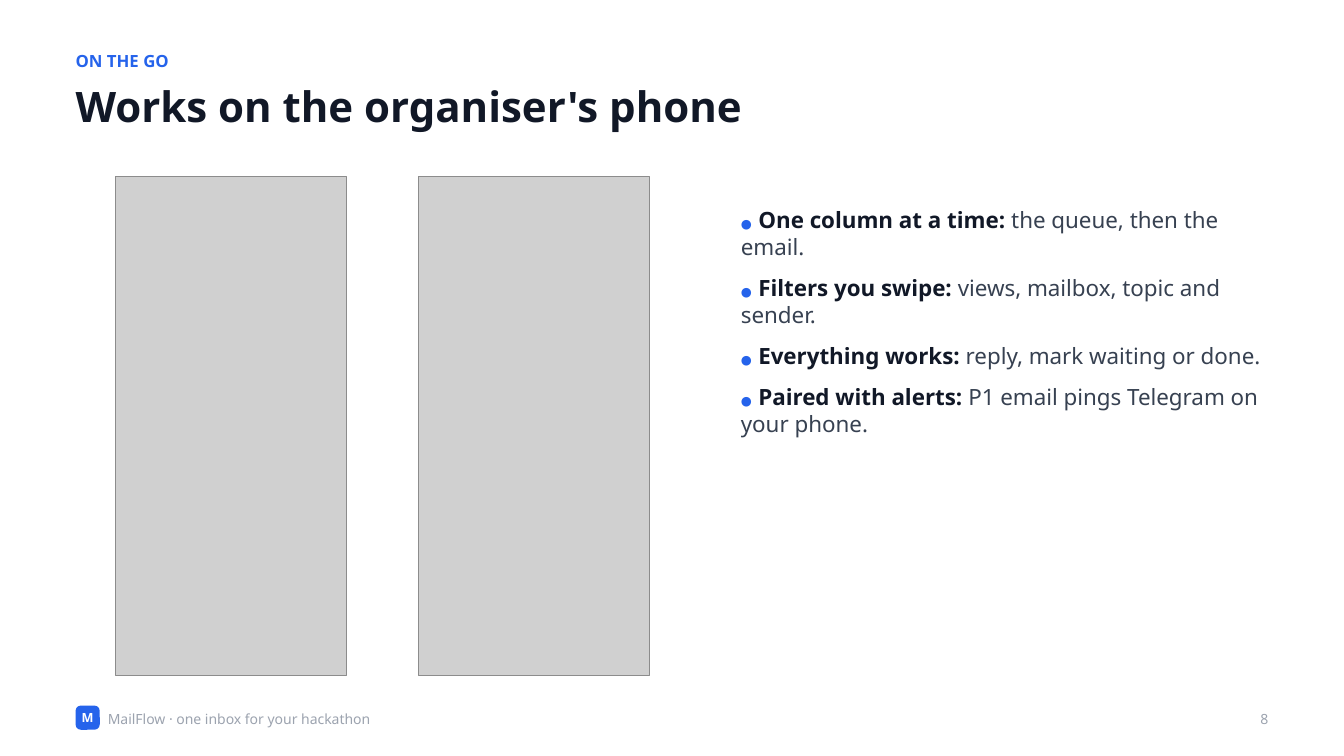
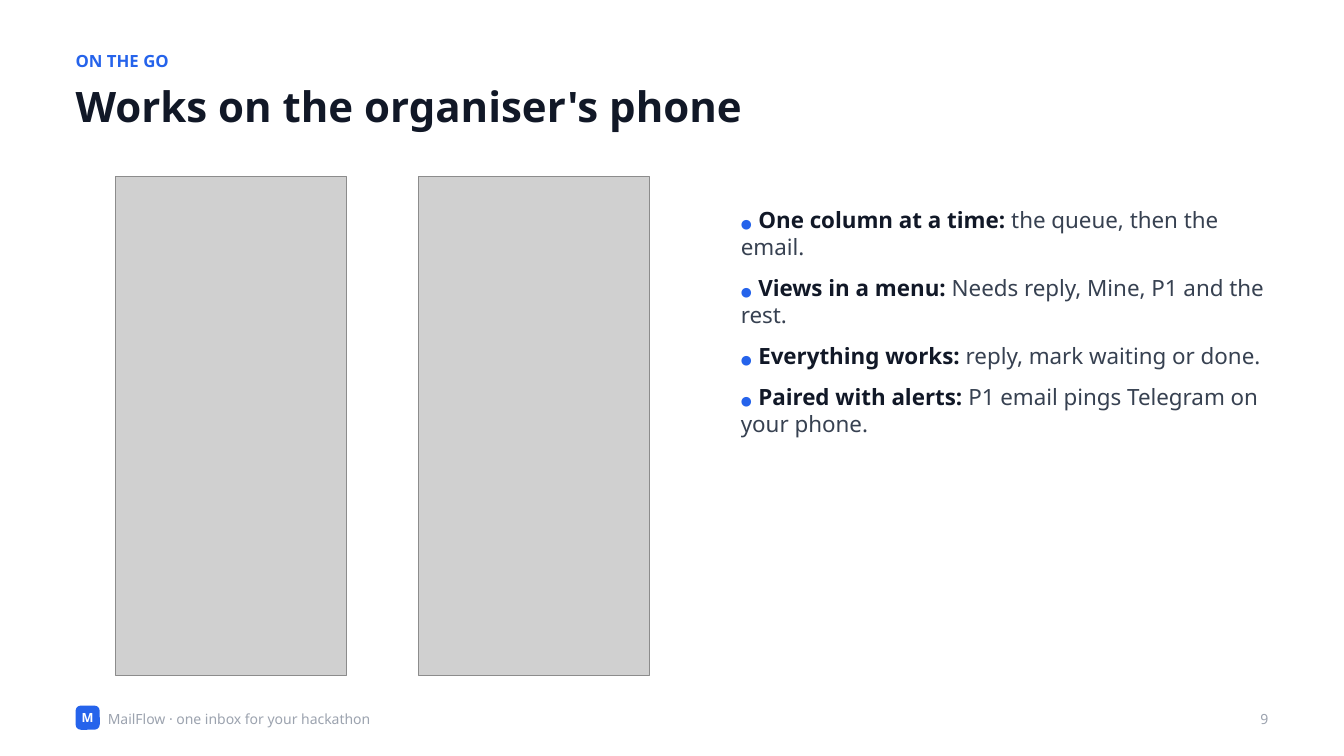
Before and after one commit to Olwethu-Dlamini/mailflow, a slide deck: slide 9 of deck/MailFlow-Client.pptx (slide 8 before the commit). Drawn at 1344x756 pixels with LibreOffice and Linux fonts; fonts in the diff are those of the drawing; grey boxes stand for pictures. Boxes give left, top, right and bottom in pixels: in the first picture for what was removed or moved away, otherwise in the second. Text is boxed around its words. In the diff, an @@ line names an element or a change of style, - is before the commit and + after.

Commit message:
Retake the screenshots and rebuild both decks
- All app screenshots retaken on the current page (made-up emails); a new team-email.png.
- Client deck: the page slide describes the sidebar and Mine; a new 'Who's on it' slide (take,
  hand over, activity, correcting the AI); the phone slide matches the drawer.
- Technical deck: the web app and 'opening the page' slides describe the in-memory list, the
  page that carries its data, assignments, activity and the browser tests.

```diff
--- a/deck/MailFlow-Client.pptx
+++ b/deck/MailFlow-Client.pptx
@@ text at (x1=741, y1=279, x2=1264, y2=324): text changed @@
-● Filters you swipe: views, mailbox, topic and sender.
+● Views in a menu: Needs reply, Mine, P1 and the rest.
```
Also in this commit, not shown: 7 other slides changed, 1 slide added, 13 other files.
